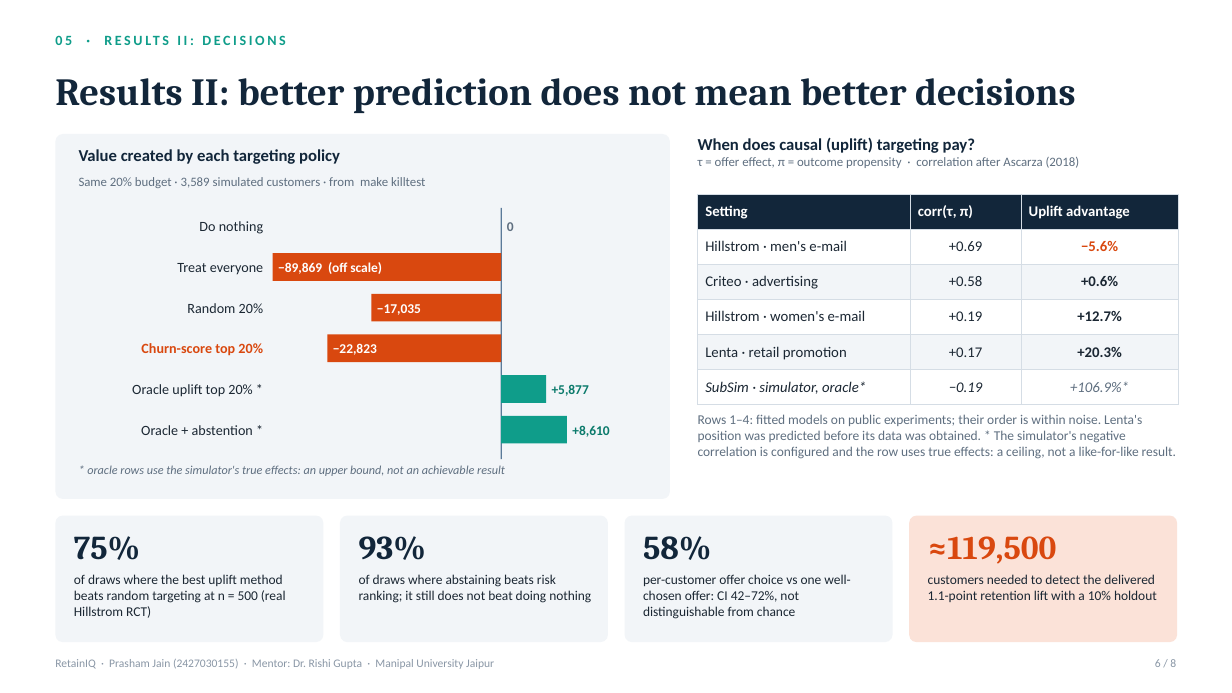
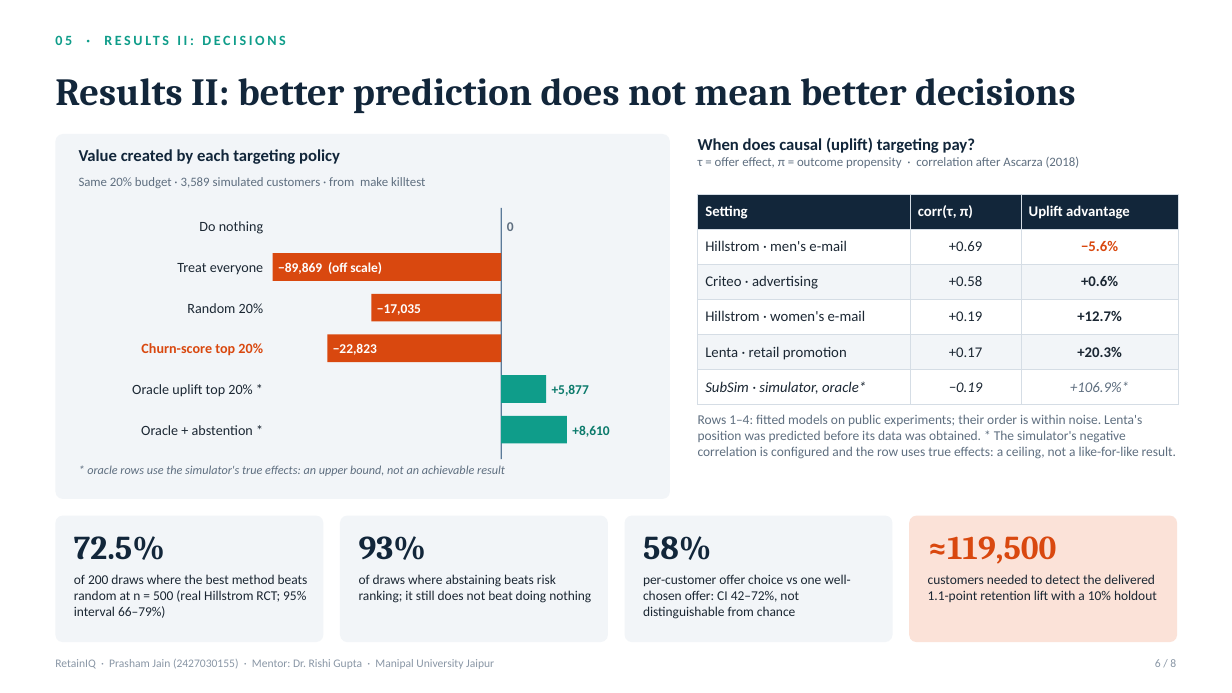
Before and after one commit to PrashamJ17/PBL-Proj, a slide deck: slide 6 of presentation/RetainIQ_Presentation.pptx. Drawn at 1232x693 pixels with LibreOffice and Linux fonts; fonts in the diff are those of the drawing. Boxes give left, top, right and bottom in pixels: in the first picture for what was removed or moved away, otherwise in the second. Text is boxed around its words. In the diff, an @@ line names an element or a change of style, - is before the commit and + after.

```diff
--- a/presentation/RetainIQ_Presentation.pptx
+++ b/presentation/RetainIQ_Presentation.pptx
@@ text at [74,536,165,560]: text changed @@
-75%
+72.5%
@@ text at [74,574,308,618]: text changed @@
-of draws where the best uplift method beats random targeting at n = 500 (real Hillstrom RCT)
+of 200 draws where the best method beats random at n = 500 (real Hillstrom RCT; 95% interval 66–79%)
```
Also in this commit, not shown: 3 other slides changed, 25 other files.
